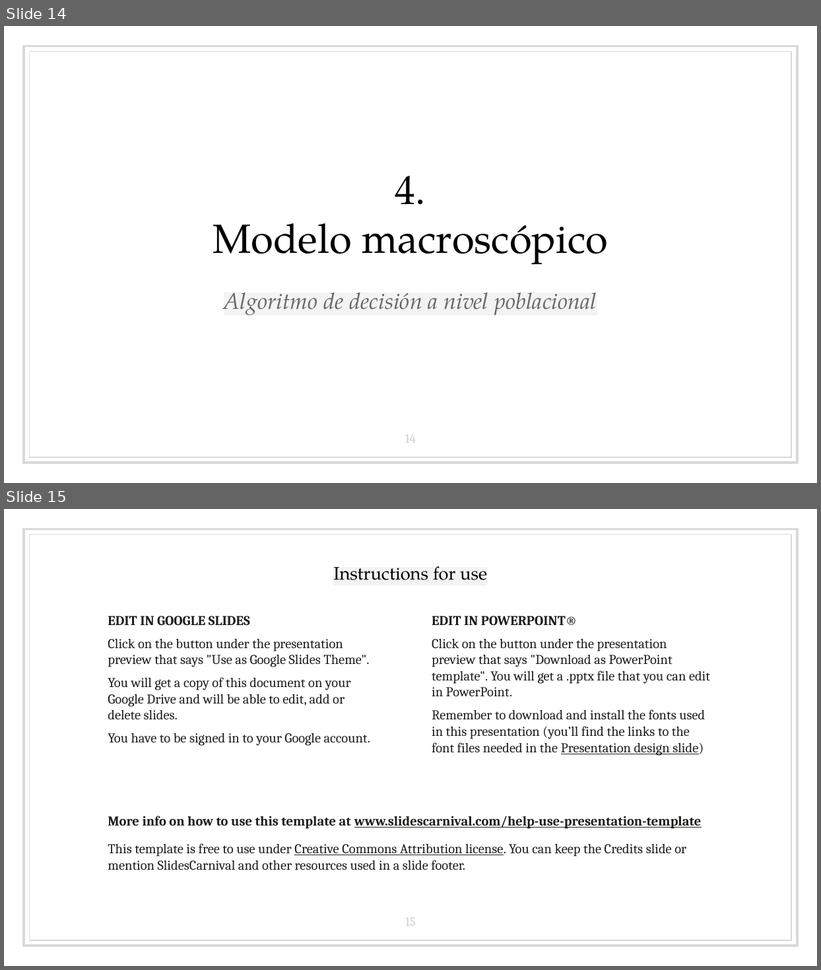
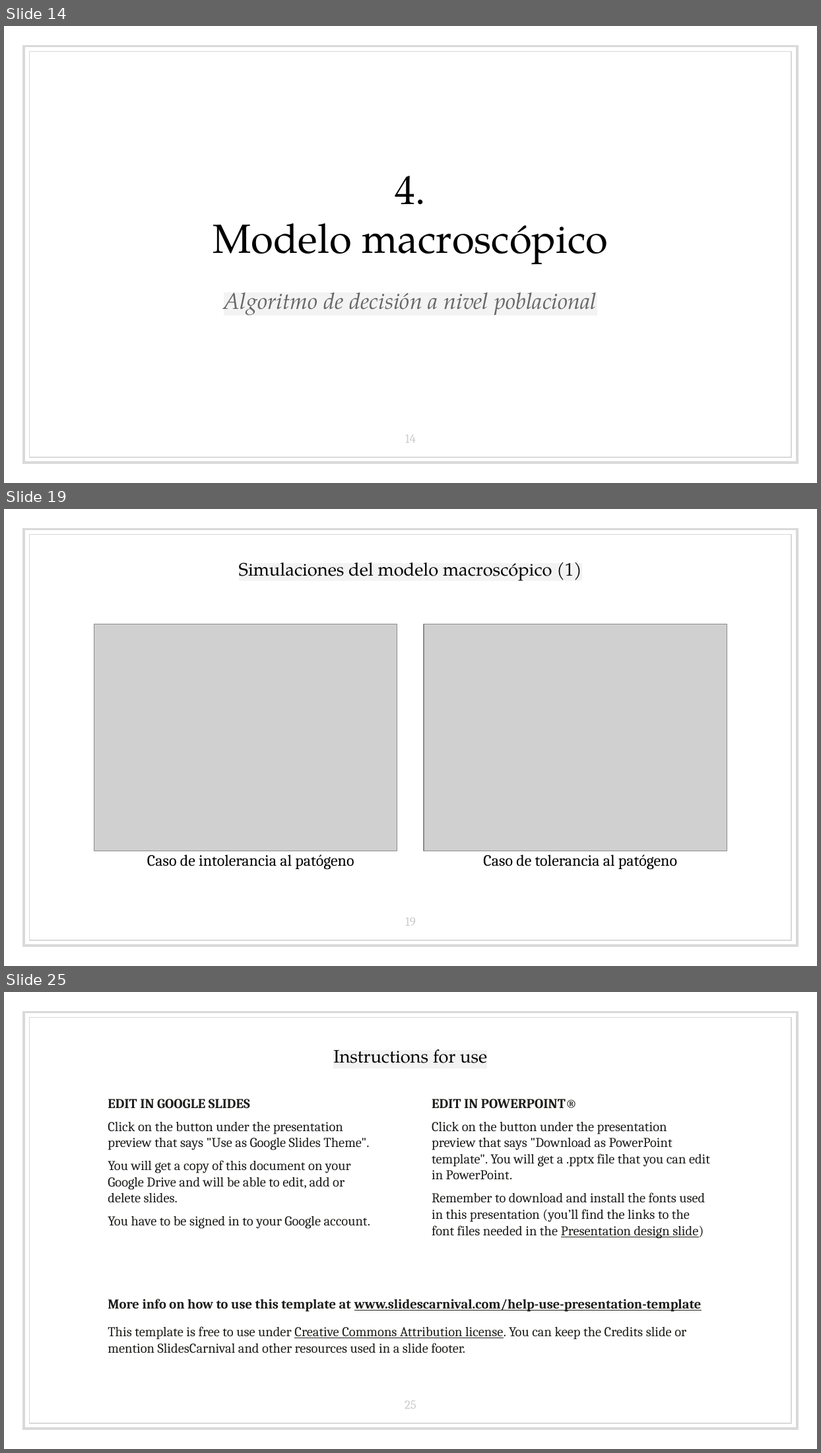
Before and after one commit to bserranoanton/TFG-mates, a slide deck: Defensa/transparenciasDefensa.pptx. Shown one above the other, each under a label of ours: slides 14 and 15 before the commit, slides 14, 19 and 25 after it; the slides between them are not shown. The pictures are 821x970 and 821x1453 pixels, drawn with LibreOffice and Linux fonts; fonts in the diff are those of the drawing; grey boxes stand for pictures. Boxes give left, top, right and bottom in pixels: in the first picture for what was removed or moved away, otherwise in the second. Text is boxed around its words. In the diff, an @@ line names an element or a change of style, - is before the commit and + after.

```diff
--- a/Defensa/transparenciasDefensa.pptx
+++ b/Defensa/transparenciasDefensa.pptx
@@ slide 19 added at (x1=4, y1=509, x2=817, y2=966), background #FFFFFF; not listed: 2 template elements that a slide beside it also shows @@
@@ title added at (x1=239, y1=562, x2=582, y2=581), 16 pt, text #000000 @@
+Simulaciones del modelo macroscópico (1)
@@ picture added at (x1=94, y1=624, x2=397, y2=852) @@
@@ picture added at (x1=424, y1=624, x2=727, y2=852) @@
@@ text added at (x1=147, y1=855, x2=354, y2=869), 14 pt, text #000000 @@
+Caso de intolerancia al patógeno
@@ text added at (x1=483, y1=855, x2=677, y2=869), 14 pt, text #000000 @@
+Caso de tolerancia al patógeno
@@ page number added at (x1=405, y1=918, x2=416, y2=926), 11 pt, text #CCCCCC @@
+19
@@ what was slide 15 is now slide 25 @@
@@ page number at (x1=405, y1=1401, x2=416, y2=1409): text changed @@
-15
+25
```
Also in this commit, not shown: 5 slides changed, 9 other slides added.
